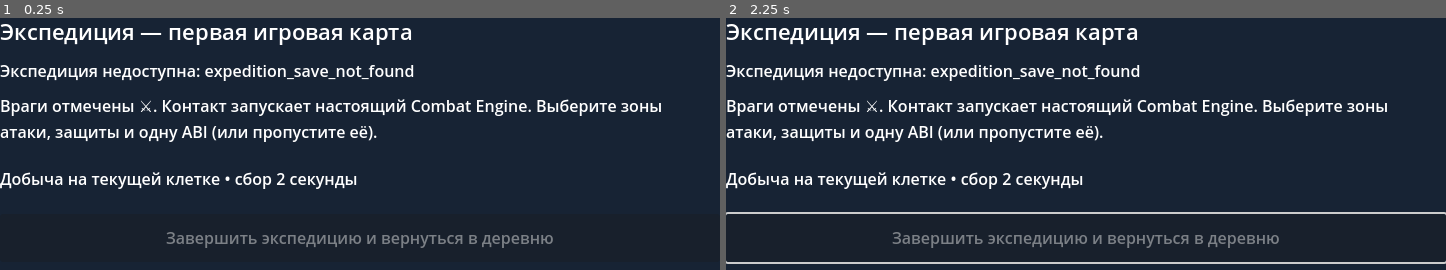
Above: before the commit, frames 1-2 (left to right).
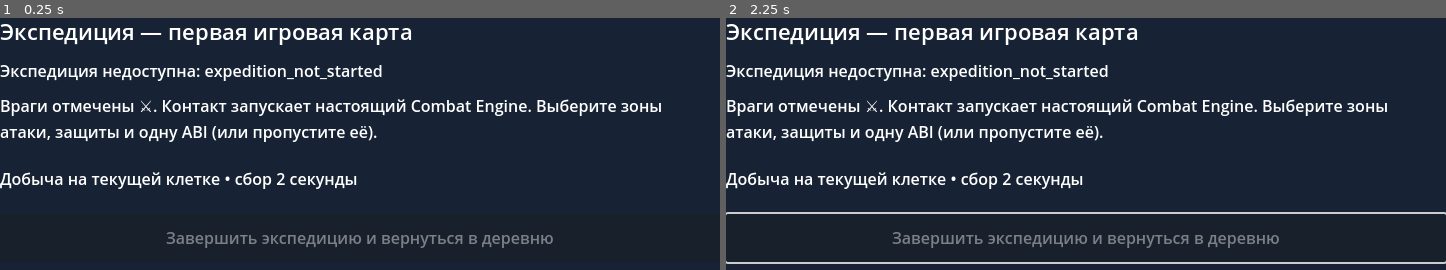
Above: after the commit, the same moments.

Repository: Archoniou1987/Battle-of-Artheon
Game: Godot game, scene res://scenes/main/solo_live_map.tscn
Same seed, same stepped clock (60 frames per second), same inputs: the game is played once before the commit and once after it. This scene is started directly instead of the project's main scene.
Inputs (mouse positions are in pixels of both pictures, inside the frame that each line leads up to):
- Up to frame 1 (0.25 s): no input
- Up to frame 2 (2.25 s): tap Enter at 0.5, 2 s; move the mouse to (outside the picture) at 0.52 s; click (outside the picture) at 0.67 s; tap Space at 1.25 s; drag from (outside the picture) to (outside the picture) at 1.27 s; move the mouse to (1158, 217) at 2.02 s; click (1158, 217) at 2.17 s

The runs differ from the first frame. In frame 1, 0.5% of the frame differs, in the area x 40-58%, y 18-25%; in frame 2, 0.5%.

Commit message:
testability(save): identify unified world state by persisted schema marker, not hardcoded path

Diff:
--- a/core/map/solo_live_map_session.gd
+++ b/core/map/solo_live_map_session.gd
@@ -15,7 +15,8 @@
 var loot_pickups: GroundLootService = GroundLootService.new()
 
 static func open(path: String, manifest: String, expedition_id: String, player_id: String) -> Dictionary:
-	if path == SoloGameStateService.PATH:
+	var existing := ExpeditionSaveService.read(path,expedition_id,player_id)
+	if bool(existing.get("ok",false)) and existing["expedition"].world_state.has(SoloGameStateService.LOCATION_KEY):
 		var gate := SoloExpeditionLaunchGate.inspect(path,manifest,expedition_id,player_id)
 		if not bool(gate.get("ok",false)):
 			return gate
@@ -146,7 +147,7 @@
 	return {"ok":true,"instance_id":String(result["instance_id"]),"saved":true}
 
 func return_to_town(town_path: String) -> Dictionary:
-	if save_path == SoloGameStateService.PATH:
+	if expedition != null and expedition.world_state.has(SoloGameStateService.LOCATION_KEY):
 		return SoloGameStateService.set_location(save_path,character.character_id,SoloGameStateService.LOCATION_TOWN,manifest_path)
 	var closed := SoloTownReturnService.close_for_town(save_path,expedition.expedition_id,character.character_id,manifest_path)
 	if not bool(closed.get("ok",false)):
